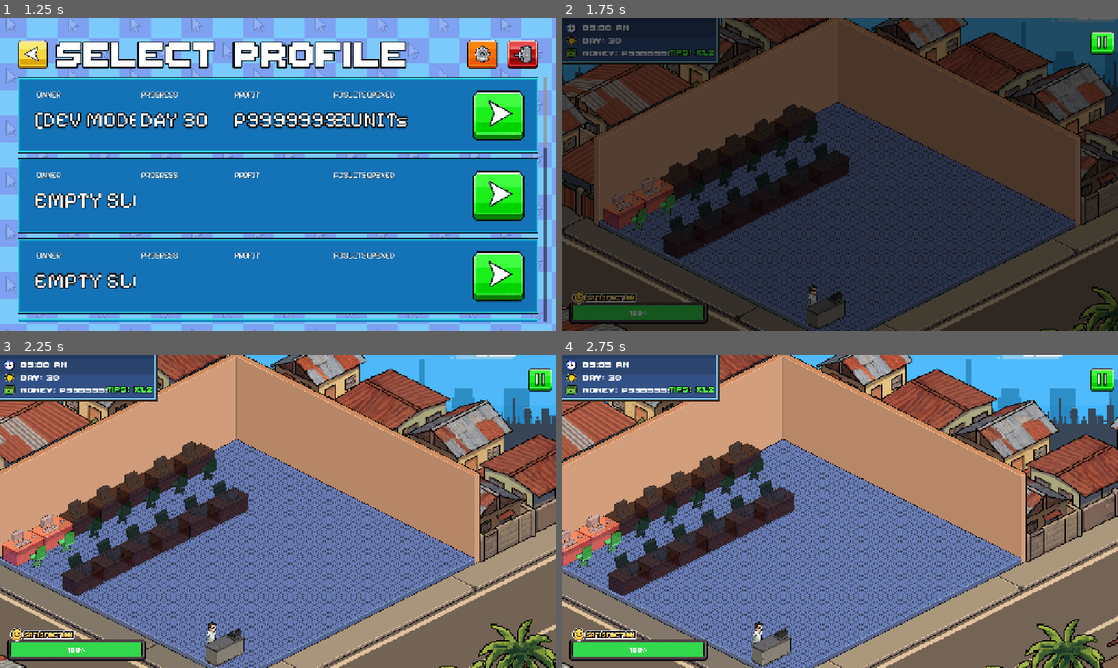
Above: before the commit, frames 1-4 (two rows, left to right).
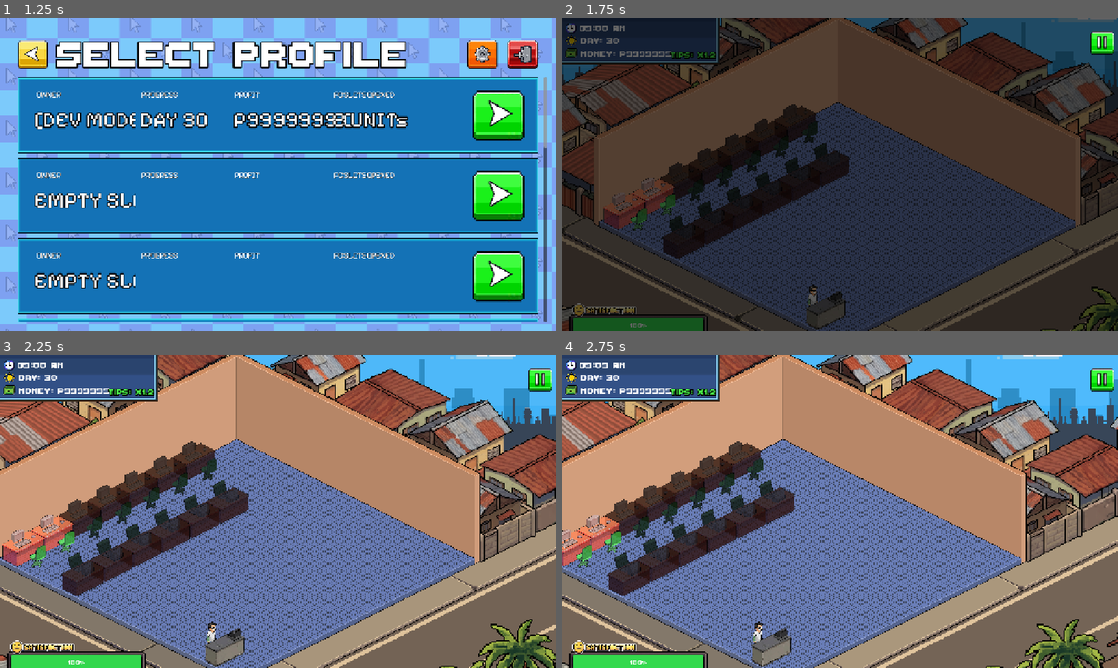
Above: after the commit, the same moments.

Repository: vinnyy-ph/gvd-project-overclocked
Game: Godot game, scene res://ui/main_menu_v2/MainMenuV2.tscn
Two runs of this game, one before a commit and one after it. Both use one fixed random seed, a clock stepped at 60 frames per second and the inputs below. Sound files missing from this copy of the repository are replaced by a short silence.
Inputs (mouse positions are in pixels of both pictures, inside the frame that each line leads up to):
- Up to frame 1 (1.25 s): click (450, 105) at 0.5 s
- Up to frame 2 (1.75 s): click "DAY 30" at 1.25 s
- Up to frame 3 (2.25 s): tap Enter at 2 s; move the mouse to (400, 495) at 2.02 s; hold Right (ui_right) from 2.03 s (still down); click (400, 495) at 2.17 s
- Up to frame 4 (2.75 s): keep holding Right (ui_right)

Frame 1 is identical in both runs. In frame 2, 2.7% of the frame differs, in the area x 1-28%, y 2-100%; in frame 3, 3.0%; in frame 4, 3.0%.

Commit message:
Add skip/start flow and shop UI fixes
New scene and gameplay flow: add a SkipButton and LetterLabel to NewGameStoryFlow, wire skip/start interactions, show a personalized letter intro (uses SaveManager.player_name), and set a final-sequence-ready flag so tapping progresses to the shop. new_game_story_flow.gd: connect skip button, handle tap logic to start game when ready, provide letter text on first page, and update final tween callback to enable start prompt.

Gameplay state: reset tutorial flags (in_tutorial, is_tutorial) when loading a saved game in game_manager.gd to ensure standard loads don't resume tutorial state.

UI/layout fixes: update core/shop_floor/shop_floor_scrollable.tscn HUD anchors/offsets and some control positions/sizing (TopBar, Time/Day/Money/Multiplier labels) so the HUD is more responsive and visually consistent.

Shop improvements: ui/shop/shop_scene.gd cleans up directory paths (remove trailing slashes), configures ItemList sizing/icon size for consistent layout, guards unknown categories, and replaces iterative dir_next logic with DirAccess.get_files handling .import/.remap entries, avoiding duplicate assets and using path_join. Also visually mark active/owned decorations by modulating item icons.

Overall: these changes improve the new-game/story-to-shop flow, fix HUD layout responsiveness, and make shop asset loading more robust and user-friendly.

Diff:
--- a/NewGameStoryFlow.tscn
+++ b/NewGameStoryFlow.tscn
@@ -21,6 +21,7 @@
 [ext_resource type="Texture2D" uid="uid://cbu64qqs0biye" path="res://assets/story/start.png" id="16_r1wdc"]
 [ext_resource type="Texture2D" uid="uid://cdvr54ve260b4" path="res://assets/story/lastscene.png" id="18_2r4kn"]
 [ext_resource type="AudioStream" uid="uid://mkgkfdnm0ds4" path="res://assets/story/storybgm.mp3" id="20_febl6"]
+[ext_resource type="Texture2D" uid="uid://buklsmnrrqboe" path="res://assets/story/skipbutton.png" id="22_o5s54"]
 
 [sub_resource type="Curve2D" id="Curve2D_v5kxf"]
 _data = {
@@ -267,6 +268,28 @@
 icon = ExtResource("16_1yw1o")
 flat = true
 
+[node name="LetterLabel" type="Label" parent="Letter" unique_id=578010594]
+layout_mode = 0
+offset_left = 100.0
+offset_top = 100.0
+offset_right = 1070.0
+offset_bottom = 550.0
+theme_override_colors/font_color = Color(0.2, 0.2, 0.2, 1)
+theme_override_fonts/font = ExtResource("3_jsuex")
+theme_override_font_sizes/font_size = 30
+autowrap_mode = 3
+
 [node name="BGMPlayer" type="AudioStreamPlayer" parent="." unique_id=2917095]
 stream = ExtResource("20_febl6")
 autoplay = true
+
+[node name="SkipButton" type="TextureButton" parent="." unique_id=1126077869]
+layout_mode = 0
+offset_left = 36.0
+offset_top = 23.0
+offset_right = 84.51843
+offset_bottom = 70.33334
+scale = Vector2(1.5, 1.5)
+texture_normal = ExtResource("22_o5s54")
+ignore_texture_size = true
+stretch_mode = 0
--- a/core/autoloads/game_manager/game_manager.gd
+++ b/core/autoloads/game_manager/game_manager.gd
@@ -402,6 +402,10 @@
 func load_game():
 	SaveManager.load_game()
 
+	# Reset tutorial flags when loading a standard game
+	in_tutorial = false
+	is_tutorial = false
+
 	var state = SaveManager.game_state
 	if not state.is_empty():
 		time_left = state.get("time_left", 60)
--- a/core/shop_floor/shop_floor_scrollable.gd
+++ b/core/shop_floor/shop_floor_scrollable.gd
@@ -70,6 +70,11 @@
 func _ready():
 	AudioManager.play_bgm("shop")
 	PauseMenu.pause_button.visible = true
+
+	# Ensure background and full-screen UI don't block camera dragging
+	if day_night_bg: day_night_bg.mouse_filter = Control.MOUSE_FILTER_IGNORE
+	if day_night_bg_next: day_night_bg_next.mouse_filter = Control.MOUSE_FILTER_IGNORE
+	if has_node("CanvasLayer/HUD"): $CanvasLayer/HUD.mouse_filter = Control.MOUSE_FILTER_IGNORE
 
 	# Fade-in from black
 	if has_node("CanvasLayer"):
--- a/core/shop_floor/shop_floor_scrollable.tscn
+++ b/core/shop_floor/shop_floor_scrollable.tscn
@@ -129,6 +129,7 @@
 offset_bottom = 1736.6875
 grow_horizontal = 2
 grow_vertical = 2
+mouse_filter = 2
 texture = ExtResource("2_kbbo8")
 expand_mode = 1
 metadata/_edit_lock_ = true
@@ -145,6 +146,7 @@
 offset_bottom = 1738.6875
 grow_horizontal = 2
 grow_vertical = 2
+mouse_filter = 2
 expand_mode = 1
 metadata/_edit_lock_ = true
 
@@ -830,7 +832,7 @@
 zoom = Vector2(0.5, 0.5)
 limit_left = 0
 limit_top = 0
-limit_right = 3064
+limit_right = 3356
 limit_bottom = 1408
 limit_smoothed = true
 
@@ -839,17 +841,20 @@
 
 [node name="HUD" type="Control" parent="CanvasLayer" unique_id=1197349872]
 layout_mode = 3
-anchors_preset = 0
-offset_right = 40.0
-offset_bottom = 40.0
+anchors_preset = 15
+anchor_right = 1.0
+anchor_bottom = 1.0
+grow_horizontal = 2
+grow_vertical = 2
+mouse_filter = 2
 
 [node name="SatisfactionBar" type="ProgressBar" parent="CanvasLayer/HUD" unique_id=1555646873]
 custom_minimum_size = Vector2(300, 24)
 layout_mode = 0
 offset_left = 25.0
-offset_top = 661.0
+offset_top = 690.0
 offset_right = 326.0
-offset_bottom = 696.0
+offset_bottom = 725.0
 theme_override_fonts/font = ExtResource("4_ll02x")
 theme_override_font_sizes/font_size = 22
 value = 97.55
@@ -857,9 +862,9 @@
 [node name="TextureRect" type="TextureRect" parent="CanvasLayer/HUD" unique_id=966002861]
 layout_mode = 0
 offset_left = 13.0
-offset_top = 623.0
+offset_top = 652.0
 offset_right = 338.122
-offset_bottom = 709.0
+offset_bottom = 738.0
 texture = ExtResource("9_i6wj4")
 expand_mode = 1
 
@@ -884,9 +889,10 @@
 layout_mode = 1
 anchors_preset = 10
 anchor_right = 1.0
-offset_right = 240.0
-offset_bottom = 100.0
+offset_right = -921.0
+offset_bottom = 103.0
 grow_horizontal = 2
+color = Color(0, 0, 0, 0.5)
 
 [node name="Sprite2D" type="Sprite2D" parent="CanvasLayer/HUD/TopBar" unique_id=2094469326]
 position = Vector2(182.5, 54)
@@ -899,10 +905,10 @@
 
 [node name="TimeLabel" type="Label" parent="CanvasLayer/HUD" unique_id=1512595669]
 layout_mode = 0
-offset_left = 48.0
-offset_top = 9.0
-offset_right = 88.0
-offset_bottom = 37.0
+offset_left = 40.0
+offset_top = 10.0
+offset_right = 89.0
+offset_bottom = 38.0
 theme_override_colors/font_color = Color(1, 1, 1, 1)
 theme_override_fonts/font = ExtResource("4_ll02x")
 theme_override_font_sizes/font_size = 30
@@ -911,7 +917,7 @@
 
 [node name="DayLabel" type="Label" parent="CanvasLayer/HUD" unique_id=50256704]
 layout_mode = 0
-offset_left = 48.0
+offset_left = 43.0
 offset_top = 39.0
 offset_right = 88.0
 offset_bottom = 67.0
@@ -923,10 +929,10 @@
 
 [node name="MoneyLabel" type="Label" parent="CanvasLayer/HUD" unique_id=2032604772]
 layout_mode = 0
-offset_left = 48.0
-offset_top = 68.0
-offset_right = 88.0
-offset_bottom = 96.0
+offset_left = 43.0
+offset_top = 69.0
+offset_right = 118.0
+offset_bottom = 97.0
 theme_override_colors/font_color = Color(1, 1, 1, 1)
 theme_override_fonts/font = ExtResource("4_ll02x")
 theme_override_font_sizes/font_size = 30
@@ -1003,10 +1009,10 @@
 
 [node name="MultiplierLabel" type="Label" parent="CanvasLayer/HUD" unique_id=2147239335]
 layout_mode = 0
-offset_left = 247.0
-offset_top = 67.0
-offset_right = 351.0
-offset_bottom = 93.0
+offset_left = 251.0
+offset_top = 73.0
+offset_right = 355.0
+offset_bottom = 99.0
 theme_override_colors/font_outline_color = Color(0, 0, 0, 1)
 theme_override_constants/outline_size = 8
 theme_override_fonts/font = ExtResource("4_ll02x")
@@ -1025,8 +1031,10 @@
 expand_mode = 1
 
 [node name="ConfettiParticles" type="CPUParticles2D" parent="CanvasLayer" unique_id=810068981]
+visible = false
 
 [node name="FailureOverlay" type="ColorRect" parent="CanvasLayer" unique_id=660296144]
+visible = false
 anchors_preset = 15
 anchor_right = 1.0
 anchor_bottom = 1.0
--- a/new_game_story_flow.gd
+++ b/new_game_story_flow.gd
@@ -16,9 +16,11 @@
 @onready var next_button: Button = $Letter/NextButton
 @onready var prev_button: Button = $Letter/PrevButton
 @onready var start_button: Button = $Letter/StartButton
+@onready var letter_label: Label = $Letter/LetterLabel
 @onready var dimmer: ColorRect = $Dimmer
 
 @onready var phone: TextureRect = $Phone
+@onready var skip_button: TextureButton = $SkipButton
 
 @onready var last_bg: TextureRect = $lastbg
 @onready var jeepney_path_follow: PathFollow2D = $lastbg/JeepneyLinePath/PathFollow2D
@@ -86,6 +88,7 @@
 	next_button.pressed.connect(_on_next_letter)
 	prev_button.pressed.connect(_on_prev_letter)
 	start_button.pressed.connect(_start_game)
+	skip_button.pressed.connect(_on_skip_button_pressed)
 
 	# Initial state
 	seal.visible = false
@@ -104,6 +107,8 @@
 	# Fix Jeepney jump
 	jeepney_path_follow.progress_ratio = 0.0
 
+	skip_button.visible = true
+
 	_update_ui()
 
 func _input(event: InputEvent) -> void:
@@ -112,8 +117,9 @@
 			if is_swipe_phase:
 				is_swiping = true
 				swipe_start_pos = event.position
-			elif not letter.visible and not seal.visible and not is_final_sequence:
-				_on_tap_received()
+			elif not letter.visible and not seal.visible:
+				if not is_final_sequence or is_final_sequence_ready:
+					_on_tap_received()
 		else:
 			if is_swiping:
 				is_swiping = false
@@ -124,6 +130,10 @@
 	if now - last_tap_time < TAP_THRESHOLD_MS:
 		return
 	last_tap_time = now
+
+	if is_final_sequence_ready:
+		get_tree().change_scene_to_file("res://core/shop_floor/shop_floor_scrollable.tscn")
+		return
 
 	if "is_animating" in text_label and text_label.is_animating:
 		text_label.skip_animation()
@@ -296,8 +306,18 @@
 	tween.tween_property(letter, "modulate:a", 1.0, 0.5).set_trans(Tween.TRANS_CUBIC).set_ease(Tween.EASE_OUT)
 	tween.tween_property(letter, "scale", Vector2(1.0, 1.0), 0.5).set_trans(Tween.TRANS_BACK).set_ease(Tween.EASE_OUT)
 
+func _on_skip_button_pressed() -> void:
+	get_tree().change_scene_to_file("res://core/shop_floor/shop_floor_scrollable.tscn")
+
 func _update_letter_ui() -> void:
 	letter.texture = load(letter_textures[current_letter_page])
+
+	if current_letter_page == 0:
+		var player_name = SaveManager.player_name if SaveManager.player_name != "" else "Player"
+		letter_label.text = "Dear " + player_name + ",\n\nIf you're reading this, it means I've finally decided to pass on the shop to you. I know you've been working hard at college, but maybe a change of pace is what you need..."
+		letter_label.show()
+	else:
+		letter_label.hide()
 
 	prev_button.visible = current_letter_page > 0
 
@@ -347,4 +367,12 @@
 	var jeepney_tween = create_tween()
 	jeepney_tween.tween_property(jeepney_path_follow, "progress_ratio", 1.0, 4.0).set_trans(Tween.TRANS_SINE).set_ease(Tween.EASE_IN_OUT)
 
-	jeepney_tween.tween_callback(func(): get_tree().change_scene_to_file("res://core/shop_floor/shop_floor_scrollable.tscn"))
+	jeepney_tween.tween_callback(func():
+		if text_label.has_method("display_text"):
+			text_label.display_text("Click to start your journey at the shop!")
+		else:
+			text_label.text = "Click to start your journey at the shop!"
+		is_final_sequence_ready = true
+	)
+
+var is_final_sequence_ready = false
--- a/ui/shop/shop_scene.gd
+++ b/ui/shop/shop_scene.gd
@@ -37,20 +37,20 @@
 
 var item_categories = {
 	"all": [
-		"res://assets/images/shop_decorations/cashier_decos/",
-		"res://assets/images/shop_decorations/pc_decos/",
-		"res://assets/images/shop_decorations/chair_decos/",
-		"res://assets/images/shop_decorations/floors/",
-		"res://assets/images/shop_decorations/walls/",
-		"res://assets/images/shop_decorations/wall_decos/",
-		"res://assets/images/shop_decorations/misc_decos/"
+		"res://assets/images/shop_decorations/cashier_decos",
+		"res://assets/images/shop_decorations/pc_decos",
+		"res://assets/images/shop_decorations/chair_decos",
+		"res://assets/images/shop_decorations/floors",
+		"res://assets/images/shop_decorations/walls",
+		"res://assets/images/shop_decorations/wall_decos",
+		"res://assets/images/shop_decorations/misc_decos"
 	],
-	"cashier": ["res://assets/images/shop_decorations/cashier_decos/"],
-	"pc_units": ["res://assets/images/shop_decorations/pc_decos/", "res://assets/images/shop_decorations/chair_decos/"],
-	"floors": ["res://assets/images/shop_decorations/floors/"],
-	"walls": ["res://assets/images/shop_decorations/walls/"],
-	"hanging": ["res://assets/images/shop_decorations/wall_decos/"],
-	"misc": ["res://assets/images/shop_decorations/misc_decos/"]
+	"cashier": ["res://assets/images/shop_decorations/cashier_decos"],
+	"pc_units": ["res://assets/images/shop_decorations/pc_decos", "res://assets/images/shop_decorations/chair_decos"],
+	"floors": ["res://assets/images/shop_decorations/floors"],
+	"walls": ["res://assets/images/shop_decorations/walls"],
+	"hanging": ["res://assets/images/shop_decorations/wall_decos"],
+	"misc": ["res://assets/images/shop_decorations/misc_decos"]
 }
 
 const UPGRADE_MAPPING = {
@@ -76,6 +76,11 @@
 func _ready() -> void:
 	# Enable mobile-friendly scrolling behavior for ItemList
 	item_list.allow_search = false
+	item_list.auto_width = false
+	item_list.auto_height = false
+	item_list.max_columns = 0 # Let it auto-flow based on width
+	item_list.same_column_width = true
+	item_list.fixed_icon_size = Vector2i(160, 160) # Standardize icon size
 
 	# Hide global pause button in the shop
 	if has_node("/root/PauseMenu"):
@@ -120,6 +125,9 @@
 
 func _on_filter_pressed(category: String) -> void:
 	item_list.clear()
+	if not item_categories.has(category):
+		return
+
 	var directories = item_categories[category]
 	for dir_path in directories:
 		_load_items_from_directory(dir_path, category)
@@ -127,34 +135,38 @@
 func _load_items_from_directory(dir_path: String, category: String) -> void:
 	var dir = DirAccess.open(dir_path)
 	if dir:
-		dir.list_dir_begin()
-		var file_name = dir.get_next()
-		while file_name != "":
-			if not dir.current_is_dir():
-				if file_name.ends_with(".png") and not file_name.ends_with(".import"):
-					var img_path = dir_path + file_name
-					var tex = load(img_path)
-					if tex:
-						var idx = item_list.add_icon_item(tex)
-						item_list.set_item_metadata(idx, {
-							"path": img_path,
-							"category": _get_category_from_path(dir_path),
-							"name": file_name.replace(".png", "")
-						})
-
-						# Mark as owned visually using icon modulation
-						var is_active = false
-						if category == "floors":
-							is_active = (img_path == SaveManager.current_floor)
-						elif category == "walls":
-							is_active = (img_path == SaveManager.current_wall)
-						else:
-							is_active = (img_path in SaveManager.owned_decorations)
-
-						if is_active:
-							item_list.set_item_icon_modulate(idx, Color(0.5, 1, 0.5, 1.0)) # Green tint
-
-			file_name = dir.get_next()
+		var files = dir.get_files()
+		var added_files = [] # Track added files to avoid duplicates (e.g. file.png and file.png.import)
+
+		for file_name in files:
+			# In exported builds, original files might not exist, but .import or .remap files do
+			if file_name.ends_with(".png") or file_name.ends_with(".png.import") or file_name.ends_with(".png.remap"):
+				var clean_name = file_name.replace(".import", "").replace(".remap", "")
+				if clean_name in added_files:
+					continue
+
+				var img_path = dir_path.path_join(clean_name)
+				var tex = load(img_path)
+				if tex:
+					added_files.append(clean_name)
+					var idx = item_list.add_icon_item(tex)
+					item_list.set_item_metadata(idx, {
+						"path": img_path,
+						"category": _get_category_from_path(dir_path),
+						"name": clean_name.replace(".png", "")
+					})
+
+					# Mark as owned visually using icon modulation
+					var is_active = false
+					if category == "floors":
+						is_active = (img_path == SaveManager.current_floor)
+					elif category == "walls":
+						is_active = (img_path == SaveManager.current_wall)
+					else:
+						is_active = (img_path in SaveManager.owned_decorations)
+
+					if is_active:
+						item_list.set_item_icon_modulate(idx, Color(0.5, 1, 0.5, 1.0)) # Green tint
 
 func _get_category_from_path(path: String) -> String:
 	if "cashier_decos" in path: return "cashier_decos"
